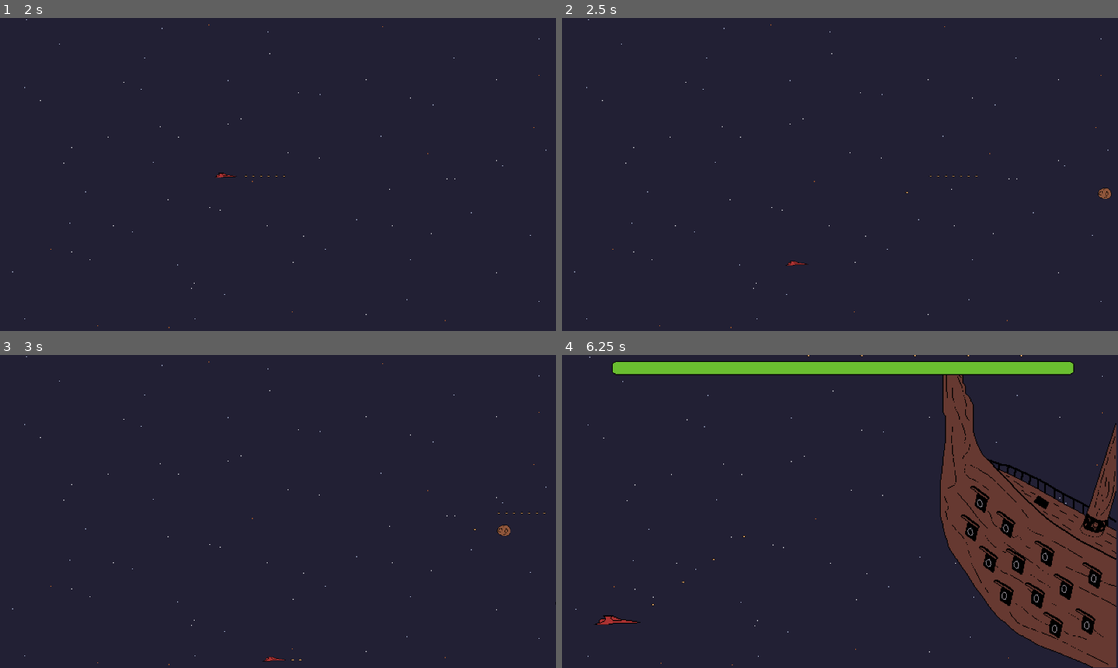
Above: before the commit, frames 1-4 (two rows, left to right).
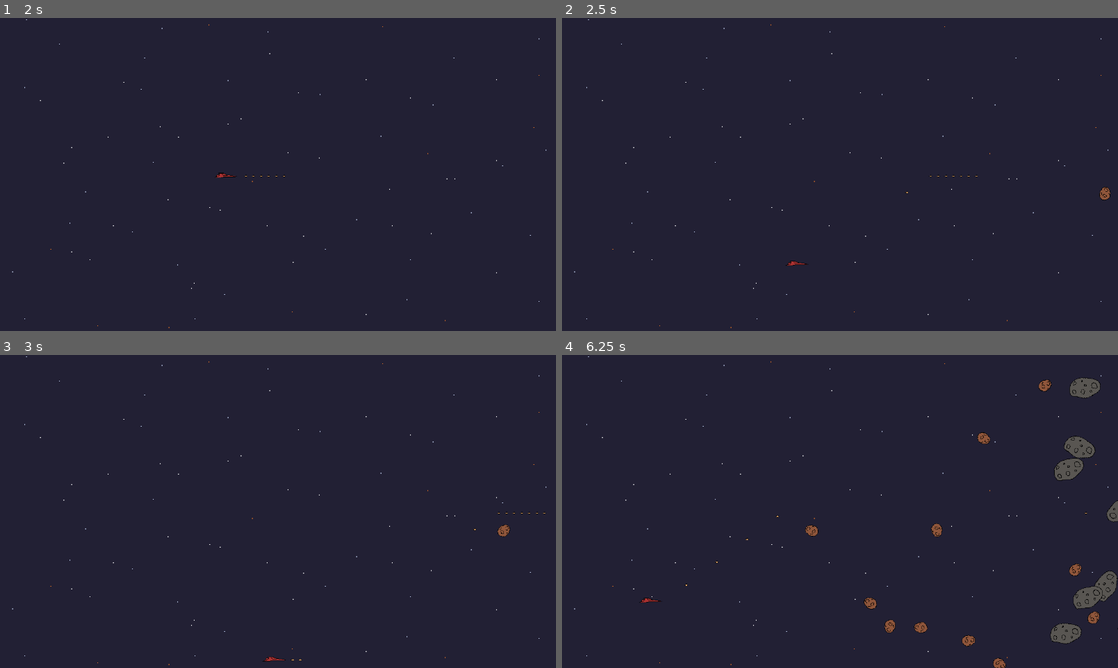
Above: after the commit, the same moments.

Repository: Chovz/mini-jam-203-flow
Game: Godot game, scene res://Scenes/Logic/game_manager.tscn
The game is run twice, just before and just after one commit, with the same random seed, the same clock (stepped at 60 frames per second) and the same inputs.
Inputs:
- Up to frame 1 (2 s): click "Start" at 0.5 s; tap Enter at 1.25 s; hold D (Move_Right) from 1.28 s (still down); hold J (Attack) from 1.28 s (still down)
- Up to frame 2 (2.5 s): tap Space at 2 s; release D (Move_Right) at 2.03 s; release J (Attack) at 2.03 s; hold S (Move_Down) from 2.03 s (still down); tap J (Attack) at 2.1 s
- Up to frame 3 (3 s): release S (Move_Down) at 2.78 s; hold D (Move_Right) from 2.78 s (still down); hold J (Attack) from 2.78 s (still down)
- Up to frame 4 (6.25 s): release D (Move_Right) at 3.53 s; release J (Attack) at 3.53 s; hold W (Move_Up) 3.53-4.28 s; tap J (Attack) at 3.6, 5.1 s; hold J (Attack) 4.28-5.03 s; hold A (Move_Left) 4.28-5.78 s; hold S (Move_Down) from 5.78 s (still down); hold J (Attack) from 5.78 s (still down)

Frame 1 is identical in both runs. In frame 2, less than 0.1% of the frame differs, in the area x 96-99%, y 53-59%; in frame 3, less than 0.1%; in frame 4, 22%, in the area x 2-100%, y 0-100%.

Commit message:
Improved meteor game feel.

Diff:
--- a/Scenes/Game/Obstacles/extra_large_meteor.tscn
+++ b/Scenes/Game/Obstacles/extra_large_meteor.tscn
@@ -2,6 +2,7 @@
 
 [ext_resource type="Script" uid="uid://cd3rvg6wkvw15" path="res://Scripts/Game/Obstacles/extra_large_meteor.gd" id="1_07xss"]
 [ext_resource type="Texture2D" uid="uid://caxsxqaw3ciwj" path="res://Assets/Sprites/Meteors/MeteorExtraLarge1.png" id="2_oc5wl"]
+[ext_resource type="AudioStream" uid="uid://bkdiin7tyxgx3" path="res://Assets/Audio/SFXs/meteor_break.mp3" id="3_oc5wl"]
 
 [sub_resource type="SpriteFrames" id="SpriteFrames_2owpl"]
 animations = [{
@@ -22,9 +23,13 @@
 radius = 26.0
 height = 72.0
 
-[node name="extra_large_meteor" type="Area2D" unique_id=537986293 groups=["Meteors"]]
+[node name="extra_large_meteor" type="Area2D" unique_id=537986293 node_paths=PackedStringArray("audio", "hitbox", "hitbox2", "sprite") groups=["Meteors"]]
 collision_layer = 16
 script = ExtResource("1_07xss")
+audio = NodePath("AudioStreamPlayer2D")
+hitbox = NodePath("MeteorShipCollisionShape")
+hitbox2 = NodePath("BulletHitbox/MeteorBulletCollisionShape")
+sprite = NodePath("AnimatedSprite2D")
 
 [node name="AnimatedSprite2D" type="AnimatedSprite2D" parent="." unique_id=192172183]
 sprite_frames = SubResource("SpriteFrames_2owpl")
@@ -45,6 +50,11 @@
 
 [node name="VisibleOnScreenNotifier2D" type="VisibleOnScreenNotifier2D" parent="." unique_id=962854966]
 
+[node name="AudioStreamPlayer2D" type="AudioStreamPlayer2D" parent="." unique_id=1711735172]
+stream = ExtResource("3_oc5wl")
+volume_db = -12.0
+pitch_scale = 0.7
+
 [connection signal="area_entered" from="." to="." method="_on_meteor_damage_area_entered"]
 [connection signal="body_entered" from="." to="." method="_on_body_entered"]
 [connection signal="area_entered" from="BulletHitbox" to="." method="_on_bullet_hitbox_area_entered"]
--- a/Scenes/Game/Obstacles/small_meteor.tscn
+++ b/Scenes/Game/Obstacles/small_meteor.tscn
@@ -2,6 +2,7 @@
 
 [ext_resource type="Script" uid="uid://dbdvh2q356pog" path="res://Scripts/Game/Obstacles/small_meteor.gd" id="1_2owpl"]
 [ext_resource type="Texture2D" uid="uid://cvua68gwttdod" path="res://Assets/Sprites/Meteors/MeteorSmall1.png" id="1_trhyd"]
+[ext_resource type="AudioStream" uid="uid://bkdiin7tyxgx3" path="res://Assets/Audio/SFXs/meteor_break.mp3" id="3_lgj8q"]
 
 [sub_resource type="SpriteFrames" id="SpriteFrames_2owpl"]
 animations = [{
@@ -19,9 +20,13 @@
 [sub_resource type="CircleShape2D" id="CircleShape2D_lgj8q"]
 radius = 13.0
 
-[node name="small_meteor" type="Area2D" unique_id=537986293 groups=["Meteors"]]
+[node name="small_meteor" type="Area2D" unique_id=537986293 node_paths=PackedStringArray("audio", "hitbox", "hitbox2", "sprite") groups=["Meteors"]]
 collision_layer = 16
 script = ExtResource("1_2owpl")
+audio = NodePath("AudioStreamPlayer2D")
+hitbox = NodePath("BulletHitbox/MeteorBulletCollisionShape")
+hitbox2 = NodePath("MeteorShipCollisionShape")
+sprite = NodePath("AnimatedSprite2D")
 
 [node name="AnimatedSprite2D" type="AnimatedSprite2D" parent="." unique_id=192172183]
 sprite_frames = SubResource("SpriteFrames_2owpl")
@@ -39,6 +44,10 @@
 
 [node name="VisibleOnScreenNotifier2D" type="VisibleOnScreenNotifier2D" parent="." unique_id=1883826943]
 
+[node name="AudioStreamPlayer2D" type="AudioStreamPlayer2D" parent="." unique_id=1032489900]
+stream = ExtResource("3_lgj8q")
+volume_db = -15.0
+
 [connection signal="area_entered" from="." to="." method="_on_meteor_damage_area_entered"]
 [connection signal="body_entered" from="." to="." method="_on_body_entered"]
 [connection signal="area_entered" from="BulletHitbox" to="." method="_on_bullet_hitbox_area_entered"]
--- a/Scenes/Game/Player/space_ship.tscn
+++ b/Scenes/Game/Player/space_ship.tscn
@@ -39,5 +39,6 @@
 
 [node name="AudioStreamPlayer2D" type="AudioStreamPlayer2D" parent="." unique_id=1084174103]
 stream = ExtResource("3_1srbm")
+pitch_scale = 0.4
 
 [connection signal="timeout" from="Timers/ShootingCooldown" to="." method="_on_shooting_cooldown_timeout"]
--- a/Scripts/Game/Obstacles/extra_large_meteor.gd
+++ b/Scripts/Game/Obstacles/extra_large_meteor.gd
@@ -9,11 +9,13 @@
 func _ready():
 	speed = 1
 	health = 150
+	rotation_speed = randf_range(0.015, 0.025)
 
 func take_damage(damage) -> void:
 	health = health - damage
 
 	if health <= 0:
+		break_meteor()
 		var small_meteor_1 = Global.SMALL_METEOR.instantiate()
 		var small_meteor_2 = Global.SMALL_METEOR.instantiate()
 		add_sibling(small_meteor_1)
@@ -29,8 +31,6 @@
 		get_tree().current_scene.add_child(small_meteor_1)
 		get_tree().current_scene.add_child(small_meteor_2)
 
-		queue_free()
-
 
 func _on_visible_on_screen_notifier_2d_screen_exited():
 	queue_free()
--- a/Scripts/Game/Obstacles/meteor.gd
+++ b/Scripts/Game/Obstacles/meteor.gd
@@ -1,20 +1,34 @@
 class_name Meteor extends Area2D
 
 var speed = 2
+var rotation_speed : float
 var health = 100
 var direction : Vector2 = Vector2.LEFT
+@export var audio : AudioStreamPlayer2D
+@export var hitbox : CollisionShape2D
+@export var hitbox2 : CollisionShape2D
+@export var sprite : AnimatedSprite2D
 
 func _physics_process(delta):
 	move()
 
 func move() -> void:
+	rotate(rotation_speed)
 	position = position + direction * speed
 
 func take_damage(damage) -> void:
 	health = health - damage
 
 	if health <= 0:
-		queue_free()
+		break_meteor()
+
+
+func break_meteor():
+	audio.pitch_scale += randf_range(-0.1, 0.1)
+	audio.play()
+	hitbox.set_deferred("disabled", true)
+	hitbox2.set_deferred("disabled", true)
+	sprite.hide()
 
 func _on_body_entered(body):
 	if body.is_in_group("Player"):
--- a/Scripts/Game/Obstacles/small_meteor.gd
+++ b/Scripts/Game/Obstacles/small_meteor.gd
@@ -3,6 +3,7 @@
 func _ready():
 	speed = 3
 	health = 100
+	rotation_speed = randf_range(0.015, 0.03)
 
 
 func _on_visible_on_screen_notifier_2d_screen_exited():
--- a/Scripts/Logic/game_manager.gd
+++ b/Scripts/Logic/game_manager.gd
@@ -118,7 +118,7 @@
 	if in_game and not lose_state:
 		in_game_seconds_passed += 1
 
-	if in_game_seconds_passed >= 5 and !is_in_boss:
+	if in_game_seconds_passed >= 60 and !is_in_boss:
 		set_boss_battle()
 		is_in_boss = true
 
Not shown, added: Assets/Audio/SFXs/meteor_break.mp3.import
Not shown, added: export_presets.cfg
Not shown, added: Assets/Audio/SFXs/meteor_break.mp3
